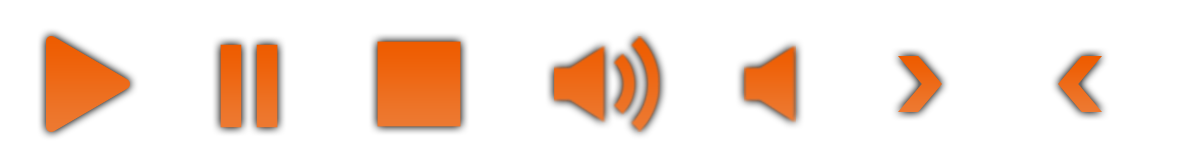
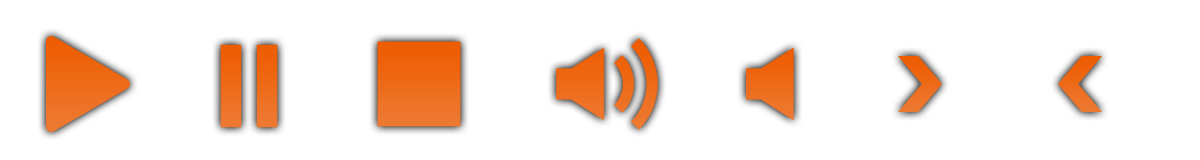
Layered file, before and after one edit (1200x160). Changes by layer:
hid "Layer 2" over [744, 44, 796, 124]
hid "Layer 2 copy" over [554, 36, 660, 132]
added layer "Layer 4" above "Layer 3" over [746, 48, 794, 120]
added layer "Layer 3" above "Rectangle 1 copy" over [556, 38, 658, 130]
